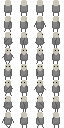
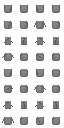
Revision of a layered 64×128 image; what changed, layer by layer:
painted on "arms" over [4, 5, 60, 106]
hid "legs" over [4, 13, 59, 128]
hid "heads" over [5, 0, 59, 118]
painted on "torsos" over [4, 38, 60, 108]
hid "bg" over [4, 0, 60, 128]
